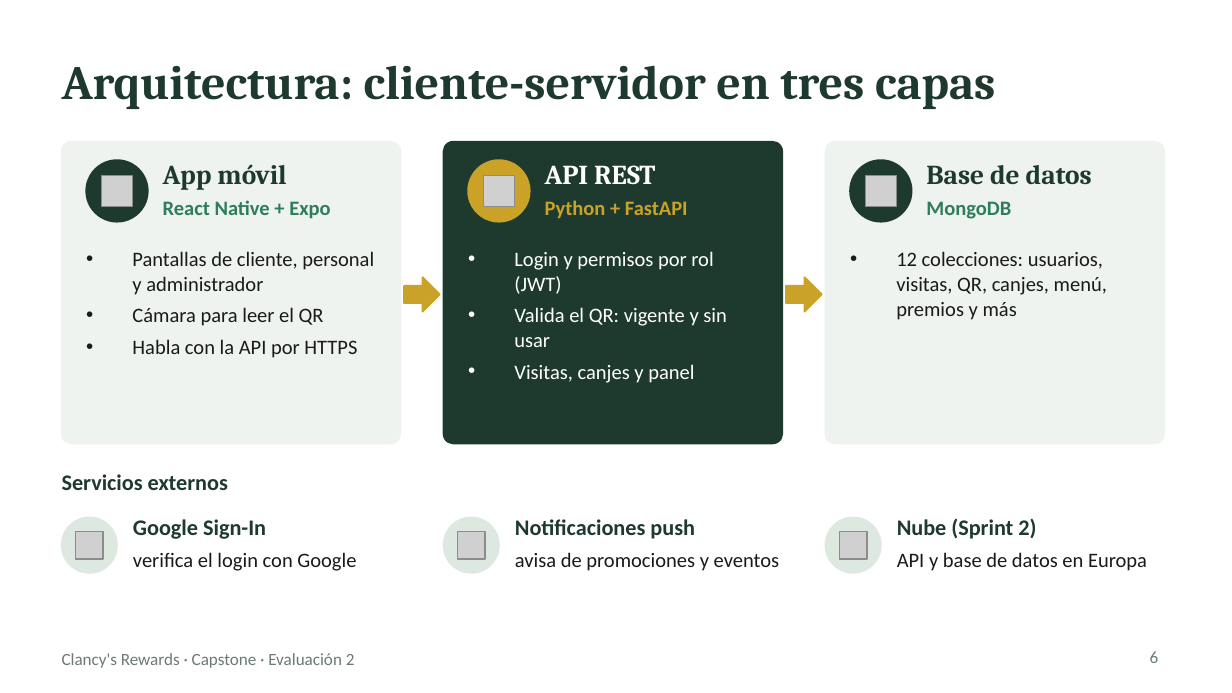
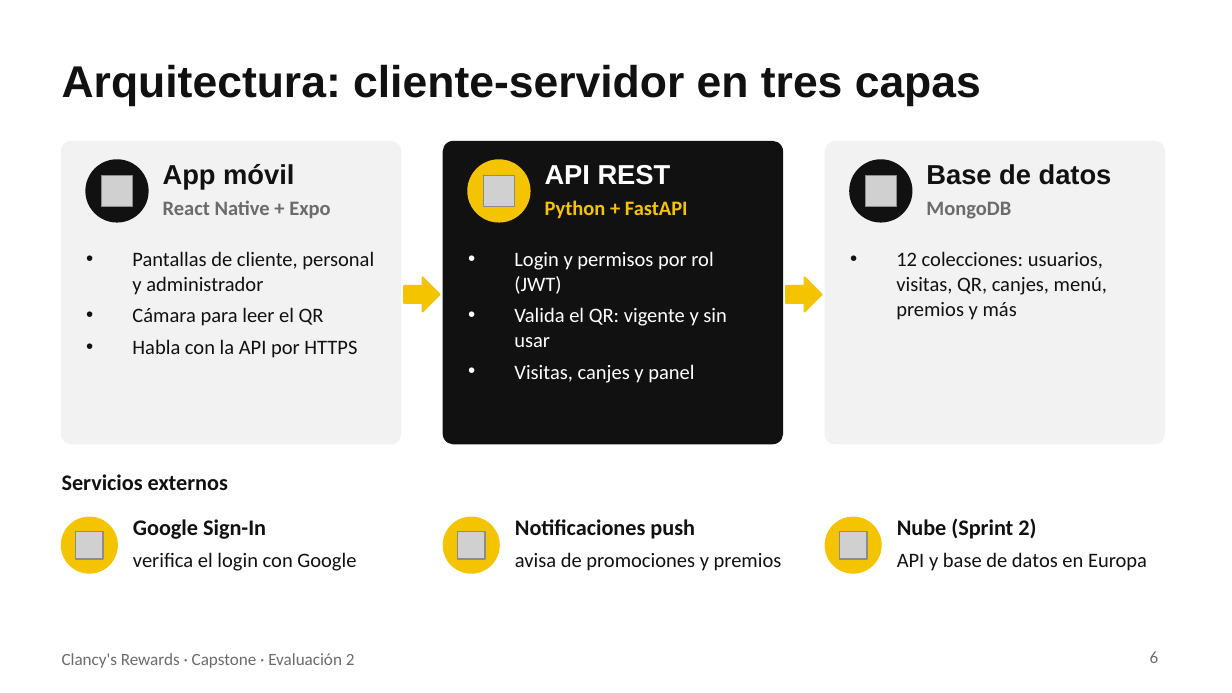
Before and after one commit to 44ndy/clancys-rewards, a slide deck: slide 6 of Fase 2/Evidencias Proyecto/Presentación Proyecto.pptx. Drawn at 1232x693 pixels with LibreOffice and Linux fonts; fonts in the diff are those of the drawing; grey boxes stand for pictures. Boxes give left, top, right and bottom in pixels: in the first picture for what was removed or moved away, otherwise in the second. Text is boxed around its words. In the diff, an @@ line names an element or a change of style, - is before the commit and + after.

```diff
--- a/Fase 2/Evidencias Proyecto/Presentación Proyecto.pptx
+++ b/Fase 2/Evidencias Proyecto/Presentación Proyecto.pptx
@@ title "Arquitectura: cliente-servidor en tres capas" at (x1=62, y1=64, x2=981, y2=107): size 28 to 26 pt, font Cambria to Arial, text colour #1E3A2F to #111111 @@
@@ rounded rectangle at (x1=62, y1=142, x2=400, y2=444): fill #EEF3EF to #F2F2F2; outline #EEF3EF 1 pt to #F2F2F2 1 pt @@
@@ rounded rectangle at (x1=825, y1=142, x2=1164, y2=444): fill #EEF3EF to #F2F2F2; outline #EEF3EF 1 pt to #F2F2F2 1 pt @@
@@ text "App móvil" at (x1=163, y1=164, x2=294, y2=190): font Cambria to Arial, text colour #1E3A2F to #111111 @@
@@ text "API REST" at (x1=545, y1=165, x2=671, y2=185): font Cambria to Arial @@
@@ fill #1E3A2F to #111111; outline #1E3A2F 1 pt to #111111 1 pt in 3 elements at (x1=86, y1=160, x2=148, y2=222), (x1=444, y1=142, x2=782, y2=444), (x1=850, y1=160, x2=912, y2=222) @@
@@ text "Base de datos" at (x1=926, y1=164, x2=1112, y2=185): font Cambria to Arial, text colour #1E3A2F to #111111 @@
@@ text "React Native + Expo" at (x1=163, y1=200, x2=330, y2=218): text colour #2E7D5B to #6B6B6B @@
@@ text "Python + FastAPI" at (x1=545, y1=200, x2=688, y2=219): text colour #C9A227 to #F5C400 @@
@@ text "MongoDB" at (x1=926, y1=201, x2=1011, y2=219): text colour #2E7D5B to #6B6B6B @@
@@ fill #C9A227 to #F5C400; outline #C9A227 1 pt to #F5C400 1 pt in 3 elements at (x1=404, y1=277, x2=440, y2=312), (x1=468, y1=160, x2=530, y2=222), (x1=786, y1=277, x2=822, y2=312) @@
@@ fill #DCE8E0 to #F5C400; outline #DCE8E0 1 pt to #F5C400 1 pt in 3 elements at (x1=62, y1=517, x2=117, y2=573), (x1=444, y1=517, x2=499, y2=573), (x1=825, y1=517, x2=881, y2=573) @@
@@ text colour #1E3A2F to #111111 in 4 elements at (x1=62, y1=474, x2=228, y2=490), (x1=133, y1=519, x2=266, y2=539), (x1=515, y1=519, x2=695, y2=539), (x1=897, y1=518, x2=1036, y2=539) @@
@@ text at (x1=515, y1=552, x2=782, y2=571): text changed; text colour #1A1A1A to #111111 @@
-avisa de promociones y eventos
+avisa de promociones y premios
@@ text "Clancy's Rewards · Capstone · ..." at (x1=62, y1=653, x2=355, y2=668): text colour #6B7B73 to #6B6B6B @@
@@ page number at (x1=1150, y1=651, x2=1159, y2=663): text colour #6B7B73 to #6B6B6B @@
```
Also in this commit, not shown: 7 other slides changed, 3 slides added, 1 slide removed, 1 other file.
